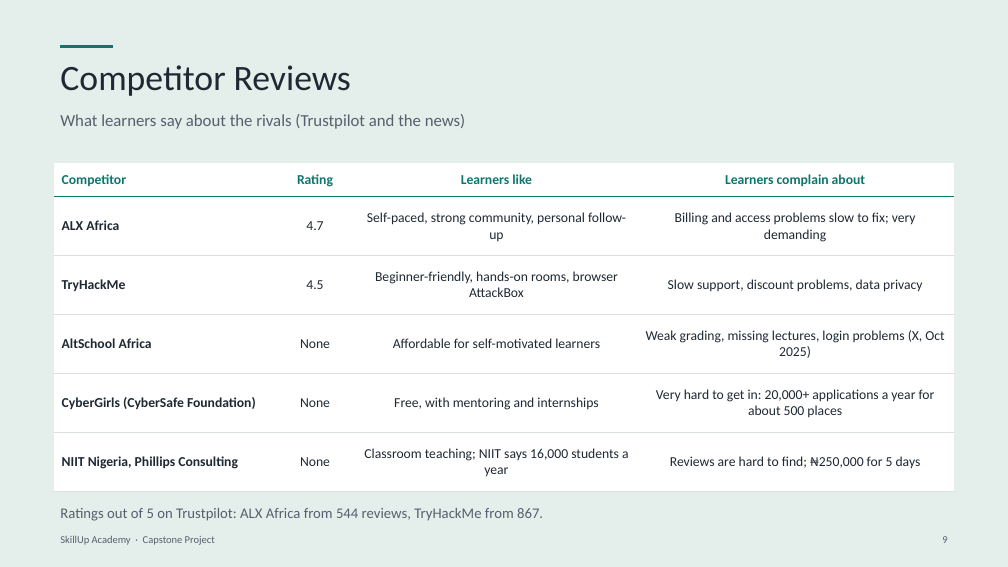
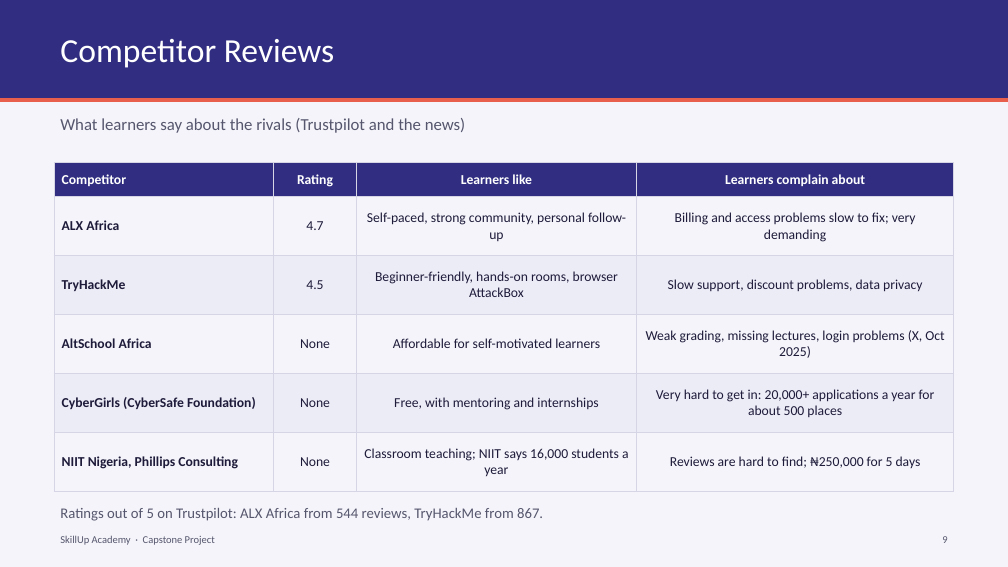
Before and after one commit to BadboyVee/BlackHoleeee, a slide deck: slide 9 of capstone/Capstone_Market_Research.pptx. Drawn at 1008x567 pixels with LibreOffice and Linux fonts; fonts in the diff are those of the drawing. Boxes give left, top, right and bottom in pixels: in the first picture for what was removed or moved away, otherwise in the second. Text is boxed around its words. In the diff, an @@ line names an element or a change of style, - is before the commit and + after.

```diff
--- a/capstone/Capstone_Market_Research.pptx
+++ b/capstone/Capstone_Market_Research.pptx
@@ background #E4EFEC to #F4F4FA @@
@@ rectangle added at <box>0,0,1008,98</box>, fill #312E81 @@
@@ title "Competitor Reviews": place and size @@
-title "Competitor Reviews" at <box>60,65,351,96</box>
+title "Competitor Reviews" at <box>60,39,335,68</box>
@@ title "Competitor Reviews" at <box>60,39,335,68</box>: size 34 to 32 pt, text colour #1F2933 to #FFFFFF @@
@@ line removed from (60, 47) to (113, 47) @@
@@ line added from (0, 100) to (1008, 100), #E8604C 4 pt @@
@@ text colour #55606E to #56566E in 4 elements at <box>60,535,215,545</box>, <box>942,536,947,543</box>, <box>60,508,543,521</box>, <box>60,118,466,133</box> @@
@@ table at <box>54,163,954,492</box> @@
@@ fill #FFFFFF to #312E81 in row 1 @@
@@ fill #FFFFFF to none in 12 cells @@
@@ fill #FFFFFF to #ECECF7 in 8 cells @@
@@ text colour #0F766E to #FFFFFF in "Competitor", "Rating", "Learners like", "Learners complain about" @@
@@ text colour #1F2933 to #1E1B3A @@
@@ borders changed @@
```
Also in this commit, not shown: 15 other slides changed, 4 other files.
